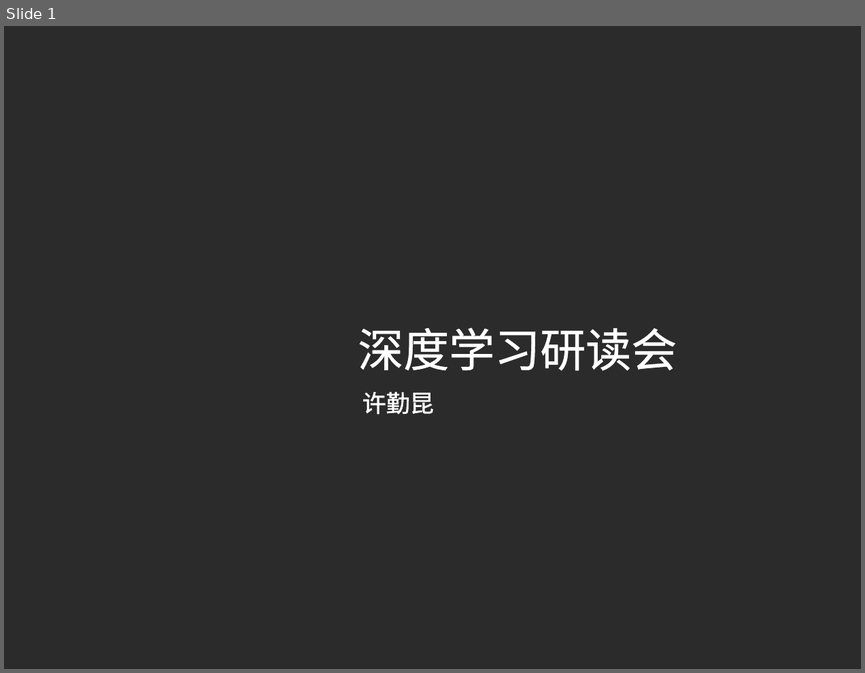
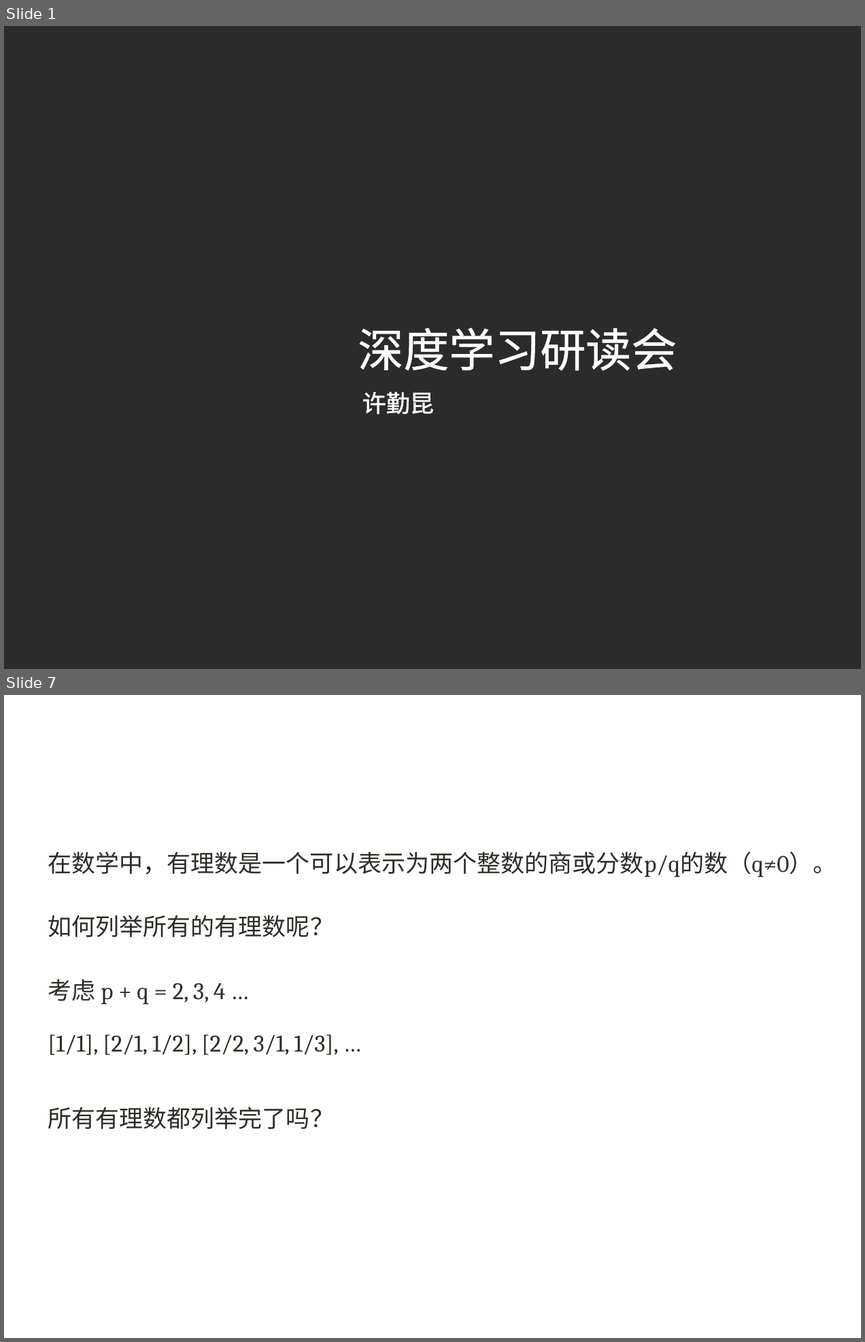
Before and after one commit to xuqinkun/Report, a slide deck: Deep Learning-3.12-3.14.pptx. Shown one above the other, each under a label of ours: slide 1 before the commit, slides 1 and 7 after it; the slides between them are not shown. The pictures are 865x673 and 865x1342 pixels, drawn with LibreOffice and Linux fonts; fonts in the diff are those of the drawing; background and template pictures are left out; a plain dark background stands for a picture behind light text. Boxes give left, top, right and bottom in pixels: in the first picture for what was removed or moved away, otherwise in the second. Text is boxed around its words. In the diff, an @@ line names an element or a change of style, - is before the commit and + after.

```diff
--- a/Deep Learning-3.12-3.14.pptx
+++ b/Deep Learning-3.12-3.14.pptx
@@ slide 7 added at bbox=[4, 695, 861, 1338], background picture (left out) @@
@@ title added at bbox=[47, 745, 801, 816], 40 pt, text #FFFFFF @@
+1.4 有理数
@@ text added at bbox=[48, 851, 836, 877], 20 pt, text #302C24 @@
+在数学中，有理数是一个可以表示为两个整数的商或分数p/q的数（q≠0）。
@@ text added at bbox=[48, 915, 334, 937], 20 pt, text #302C24 @@
+如何列举所有的有理数呢？
@@ text added at bbox=[48, 979, 338, 1055], 20 pt, text #302C24 @@
+考虑 p + q = 2, 3, 4 …
+[1/1], [2/1, 1/2], [2/2, 3/1, 1/3], …
@@ text added at bbox=[48, 1106, 334, 1129], 20 pt, text #302C24 @@
+所有有理数都列举完了吗？
```
Also in this commit, not shown: 11 slides changed, 11 other slides added, 11 slides removed.
